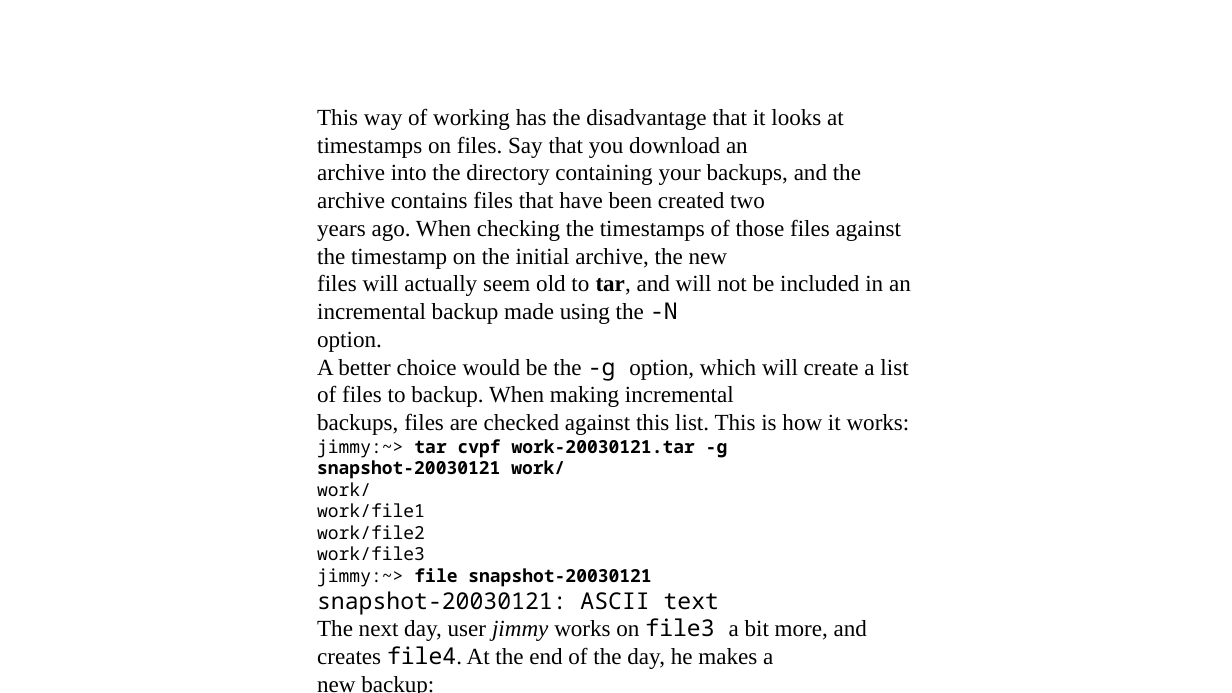
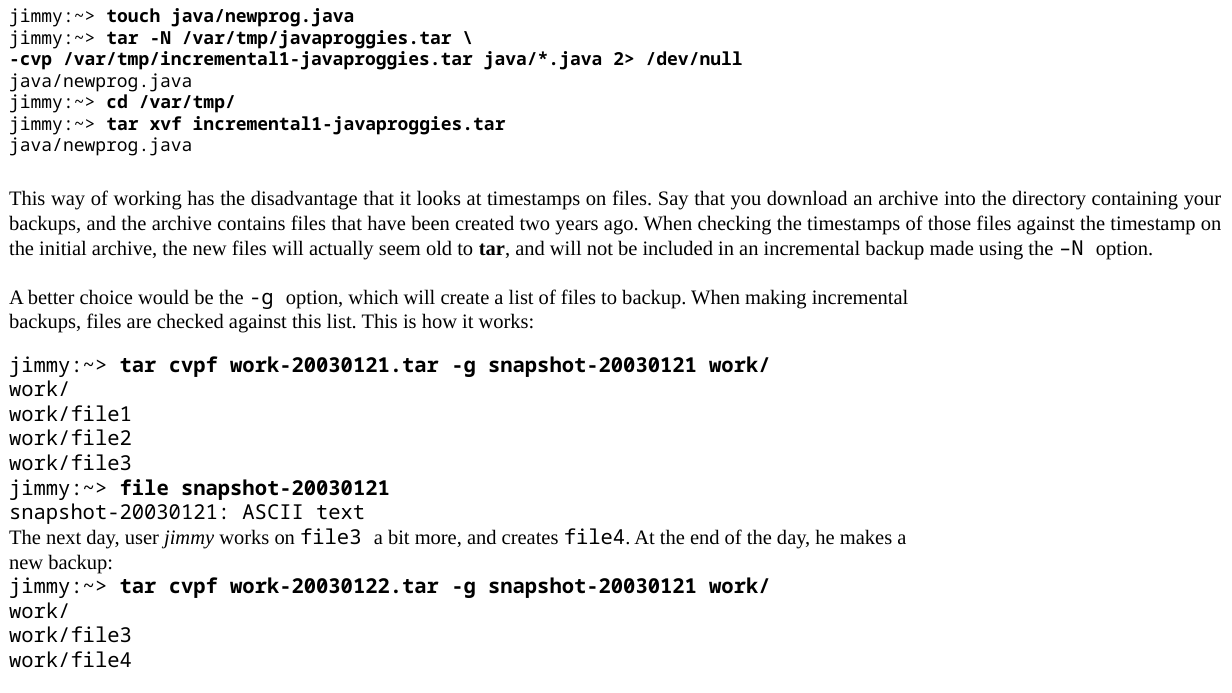
Before and after one commit to Satyaneshi2346/HelloWorld, a slide deck: slide 32 of linux.pptx. Drawn at 1232x693 pixels with LibreOffice and Linux fonts; fonts in the diff are those of the drawing. Boxes give left, top, right and bottom in pixels: in the first picture for what was removed or moved away, otherwise in the second. Text is boxed around its words. In the diff, an @@ line names an element or a change of style, - is before the commit and + after.

```diff
--- a/linux.pptx
+++ b/linux.pptx
@@ text added at [9, 8, 743, 156], 14 pt, text #000000, bold @@
+jimmy:~> touch java/newprog.java
+jimmy:~> tar -N /var/tmp/javaproggies.tar \
+-cvp /var/tmp/incremental1-javaproggies.tar java/*.java 2> /dev/null
+java/newprog.java
+jimmy:~> cd /var/tmp/
+jimmy:~> tar xvf incremental1-javaproggies.tar
+java/newprog.java
@@ text "This way of working has ...": place and size @@
-text "This way of working has ..." at [317, 108, 911, 693]
+text "This way of working has ..." at [9, 190, 1222, 668]
@@ text at [9, 190, 1222, 260]: text changed; size 18 to 16 pt @@
-This way of working has the disadvantage that it looks at timestamps on files. Say that you download an
-archive into the directory containing your backups, and the archive contains files that have been created two
-years ago. When checking the timestamps of those files against the timestamp on the initial archive, the new
-files will actually seem old to tar, and will not be included in an incremental backup made using the -N
-option.
+This way of working has the disadvantage that it looks at timestamps on files. Say that you download an archive into the directory containing your backups, and the archive contains files that have been created two years ago. When checking the timestamps of those files against the timestamp on the initial archive, the new files will actually seem old to tar, and will not be included in an incremental backup made using the –N option.
@@ text at [9, 289, 909, 668]: size 18 to 16 pt in "A better choice would be the -g ...", "backups, files are checked against this list. ...", "snapshot-20030121: ASCII text", "The next day, user jimmy works on ..." and 5 more places; size 14 to 16 pt in "jimmy:~> tar cvpf work-20030121.tar -g snapshot-20030121 wor ...", "work/", "work/file1", "work/file2" and 2 more places @@
```
Also in this commit, not shown: 9 other slides changed, 1 slide removed, 2 other files.
